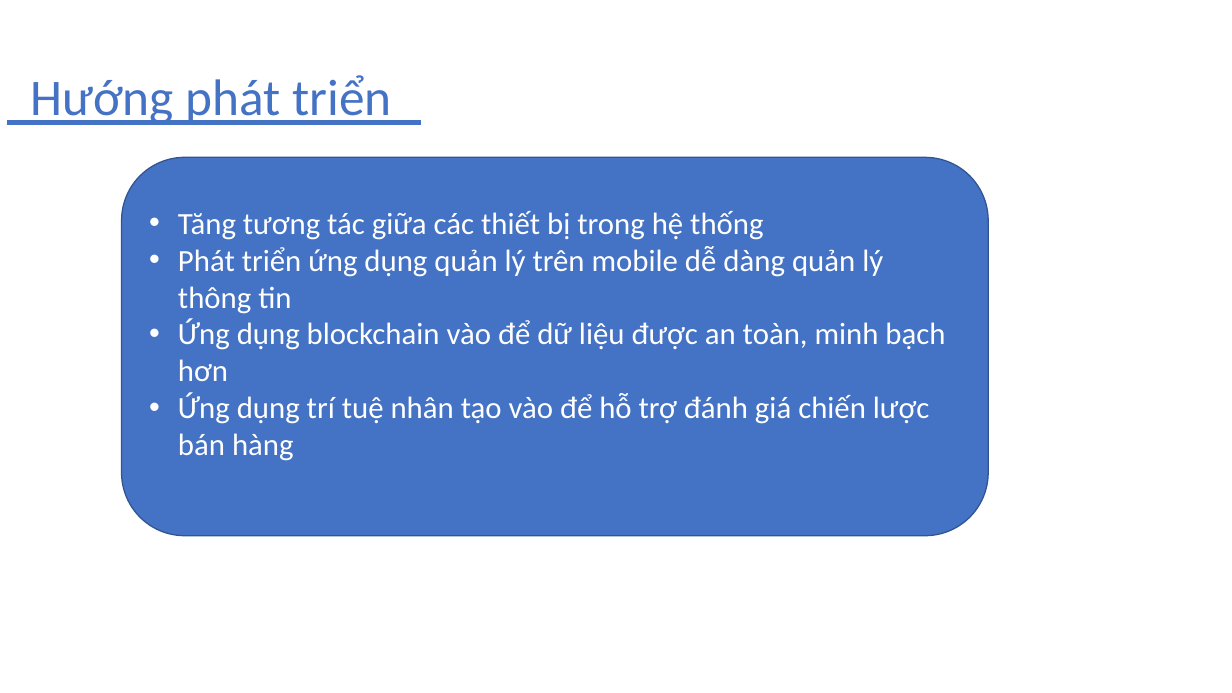
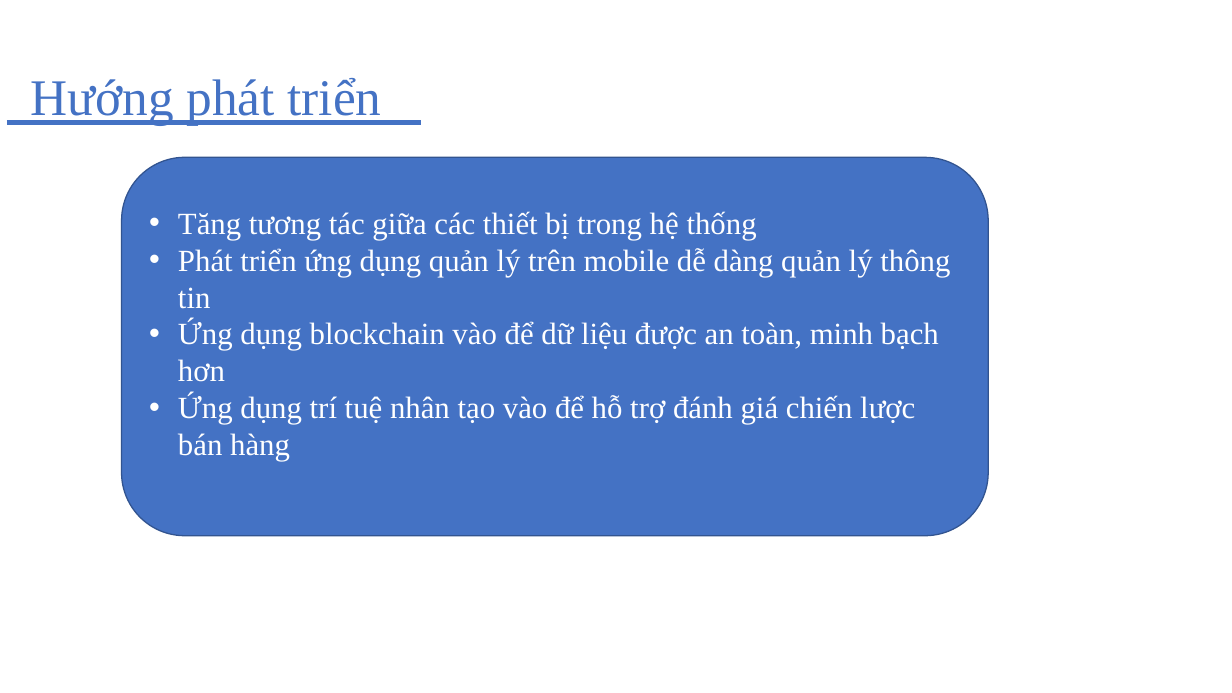
Before and after one commit to hieutran1997/delivery, a slide deck: slide 13 of documents/SlideReport.pptx (slide 8 before the commit). Drawn at 1232x693 pixels with LibreOffice and Linux fonts; fonts in the diff are those of the drawing; background and template pictures are left out. Boxes give left, top, right and bottom in pixels: in the first picture for what was removed or moved away, otherwise in the second. Text is boxed around its words. In the diff, an @@ line names an element or a change of style, - is before the commit and + after.

```diff
--- a/documents/SlideReport.pptx
+++ b/documents/SlideReport.pptx
@@ text "Hướng phát triển" at (30, 78, 382, 126): font Calibri to Times New Roman @@
@@ rounded rectangle "Tăng tương tác giữa các ..." at (122, 157, 989, 535): font Calibri to Times New Roman @@
```
Also in this commit, not shown: 7 other slides changed, 5 slides added.
